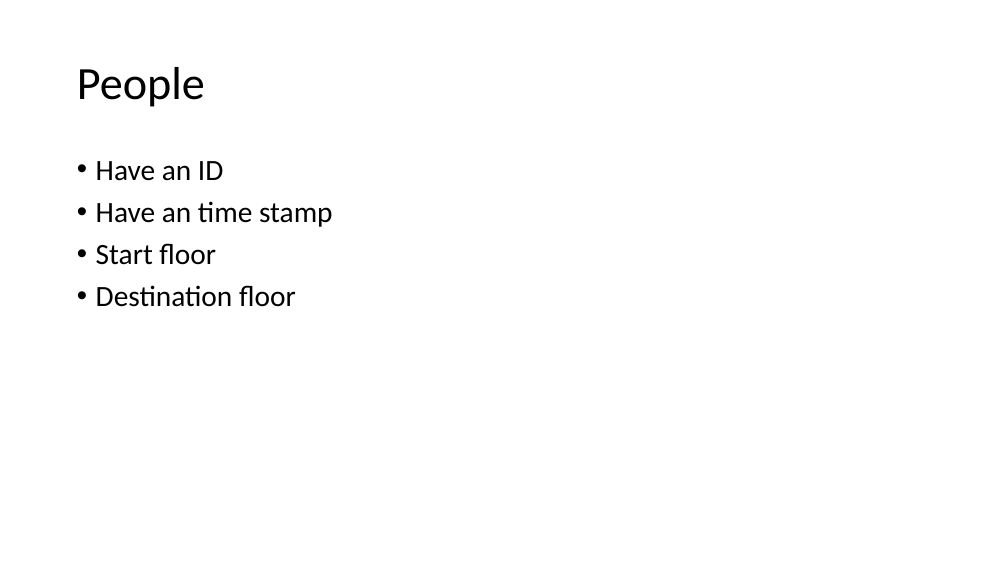
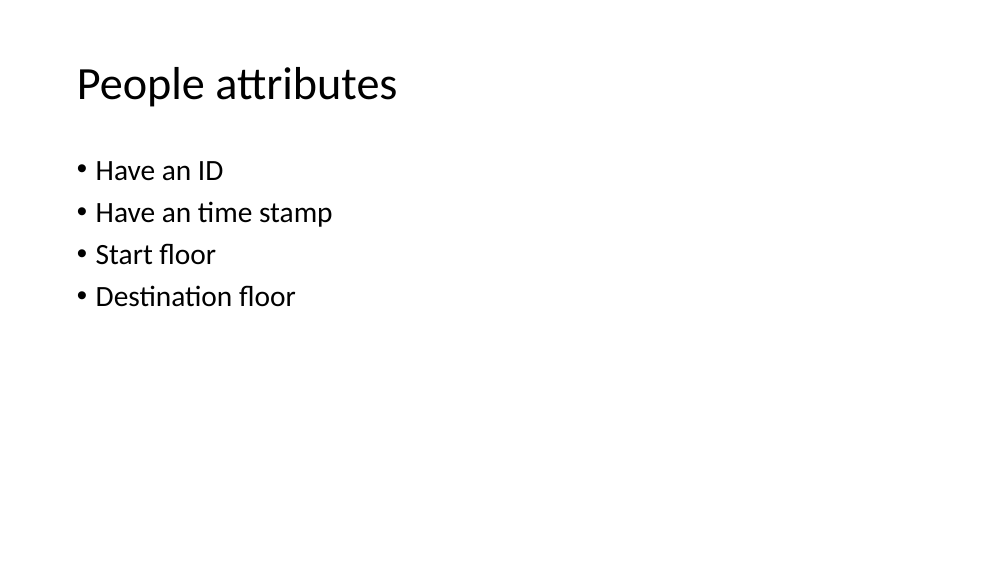
Before and after one commit to RBEGamer/HACK4TK_HACKATHON_2018, a slide deck: slide 3 of presentation.pptx. Drawn at 1008x567 pixels with LibreOffice and Linux fonts; fonts in the diff are those of the drawing. Boxes give left, top, right and bottom in pixels: in the first picture for what was removed or moved away, otherwise in the second. Text is boxed around its words. In the diff, an @@ line names an element or a change of style, - is before the commit and + after.

```diff
--- a/presentation.pptx
+++ b/presentation.pptx
@@ title at (77,67,397,107): text changed @@
-People
+People attributes
```
Also in this commit, not shown: 1 other slide changed.
